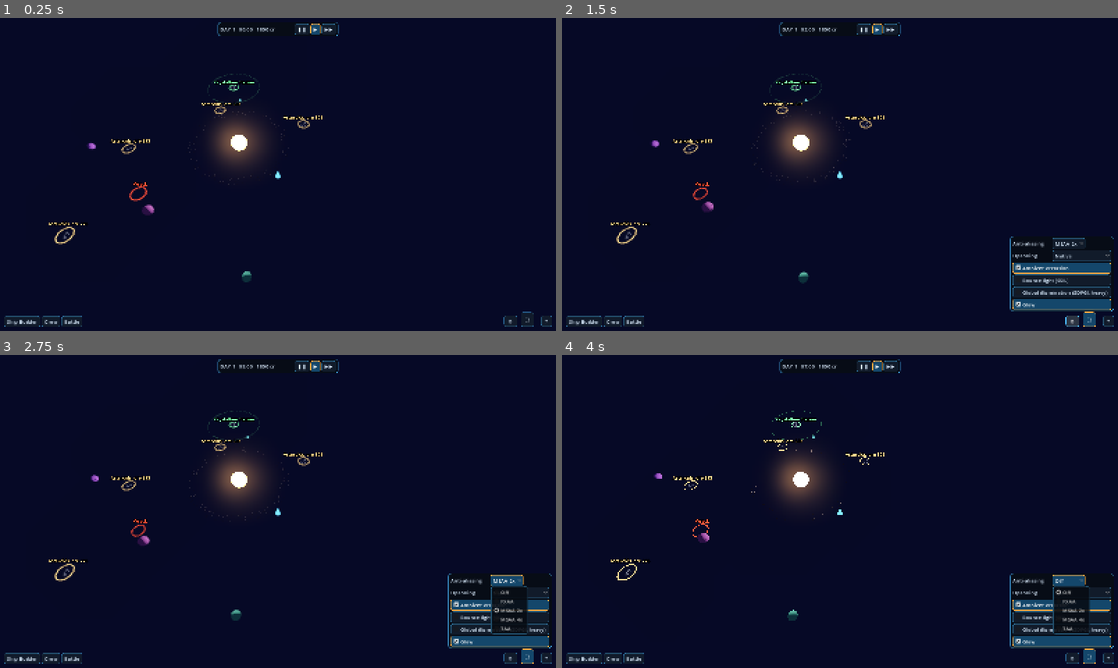
Above: before the commit, frames 1-4 (two rows, left to right).
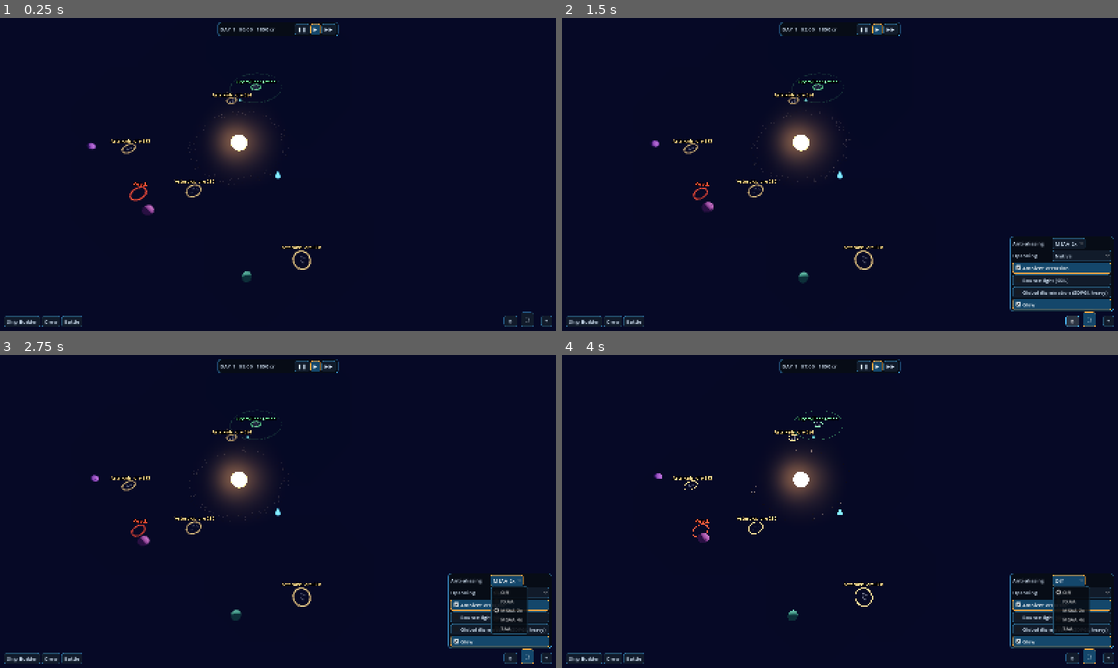
Above: after the commit, the same moments.

Repository: Littlebutta/Space-Lord
Game: Godot game, scene res://scenes/main.tscn
Same seed, same stepped clock (60 frames per second), same inputs: the game is played once before the commit and once after it.
Inputs:
- Up to frame 1 (0.25 s): no input
- Up to frame 2 (1.5 s): click "⛶" at 0.5 s; click "⚙" at 1.25 s
- Up to frame 3 (2.75 s): click "MSAA 2x" at 2 s
- Up to frame 4 (4 s): click "Native" at 2.75 s; click "Off" at 3.5 s

The runs differ from the first frame. In frame 1, 0.9% of the frame differs, in the area x 8-58%, y 17-81%; in frame 2, 0.9%; in frame 3, 0.9%; in frame 4, 0.7%.

Commit message:
Put the station after the asteroid sites so their indexes stay put
Co-Authored-By: Claude Opus 5.5 <noreply@anthropic.com>
Claude-Session: https://claude.ai/code/session_0127pNqkN6sWGLJCGkakimeC

Diff:
--- a/godot/scripts/map/travel.gd
+++ b/godot/scripts/map/travel.gd
@@ -24,14 +24,14 @@
 	rng.seed = seed_
 	sites.append({kind = &"wreck", pos = Vector3(-60, 0, 45), name = "Wreck",
 			ore = 0.0, seed = rng.randi()})
-	_station(rng)
-	while sites.size() < 6:
+	while sites.size() < 5:
 		var a := rng.randf() * TAU
 		var p := Vector3(cos(a), 0.0, sin(a)) * rng.randf_range(40.0, 120.0)
 		if site_at(p, 30.0) >= 0:
 			continue  # keep pings apart
 		sites.append({kind = &"asteroids", pos = p, name = "Asteroids",
 				ore = rng.randf_range(150.0, 400.0), seed = rng.randi()})
+	_station(rng)
 
 
 ## Moves along by game time; returns the site just reached, or -1.
@@ -70,8 +70,13 @@
 static func _station(rng: RandomNumberGenerator) -> void:
 	var fs := ShipTheme.all().filter(func(t): return t.id != &"human")
 	var f: ShipTheme = fs[rng.randi() % fs.size()] if fs else ShipTheme.all()[0]
-	var a := rng.randf() * TAU
-	sites.append({kind = &"station", pos = Vector3(cos(a), 0, sin(a)) * 75.0,
+	var p := Vector3.ZERO
+	for tries in 20:  # keep clear of the other pings
+		var a := rng.randf() * TAU
+		p = Vector3(cos(a), 0, sin(a)) * 75.0
+		if site_at(p, 30.0) < 0:
+			break
+	sites.append({kind = &"station", pos = p,
 			name = "%s Station" % f.display_name, ore = 0.0, seed = rng.randi(),
 			faction = f.id})
 
